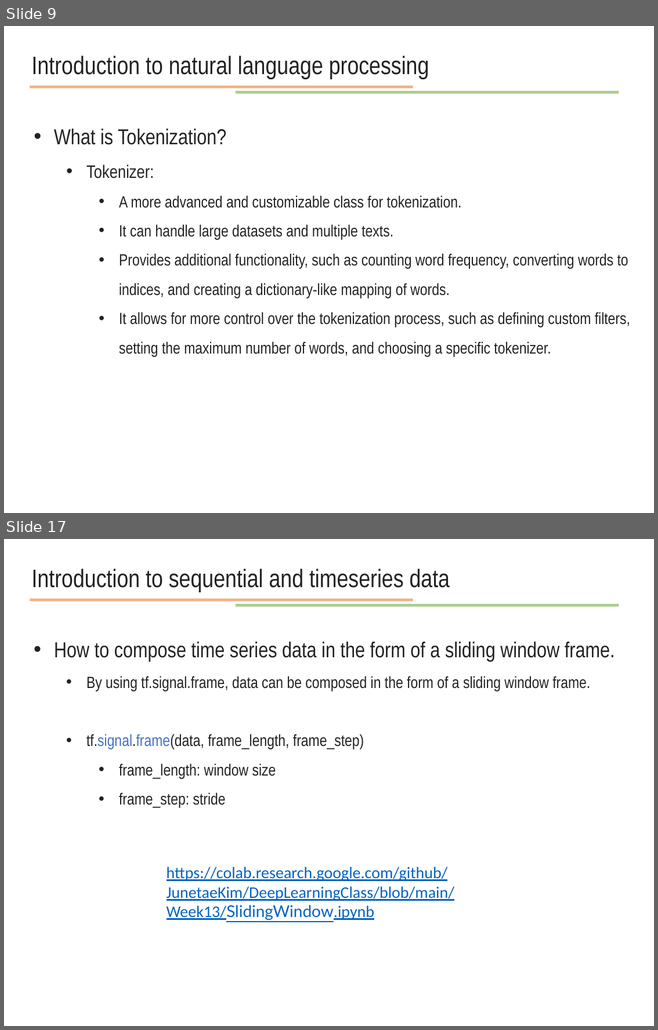
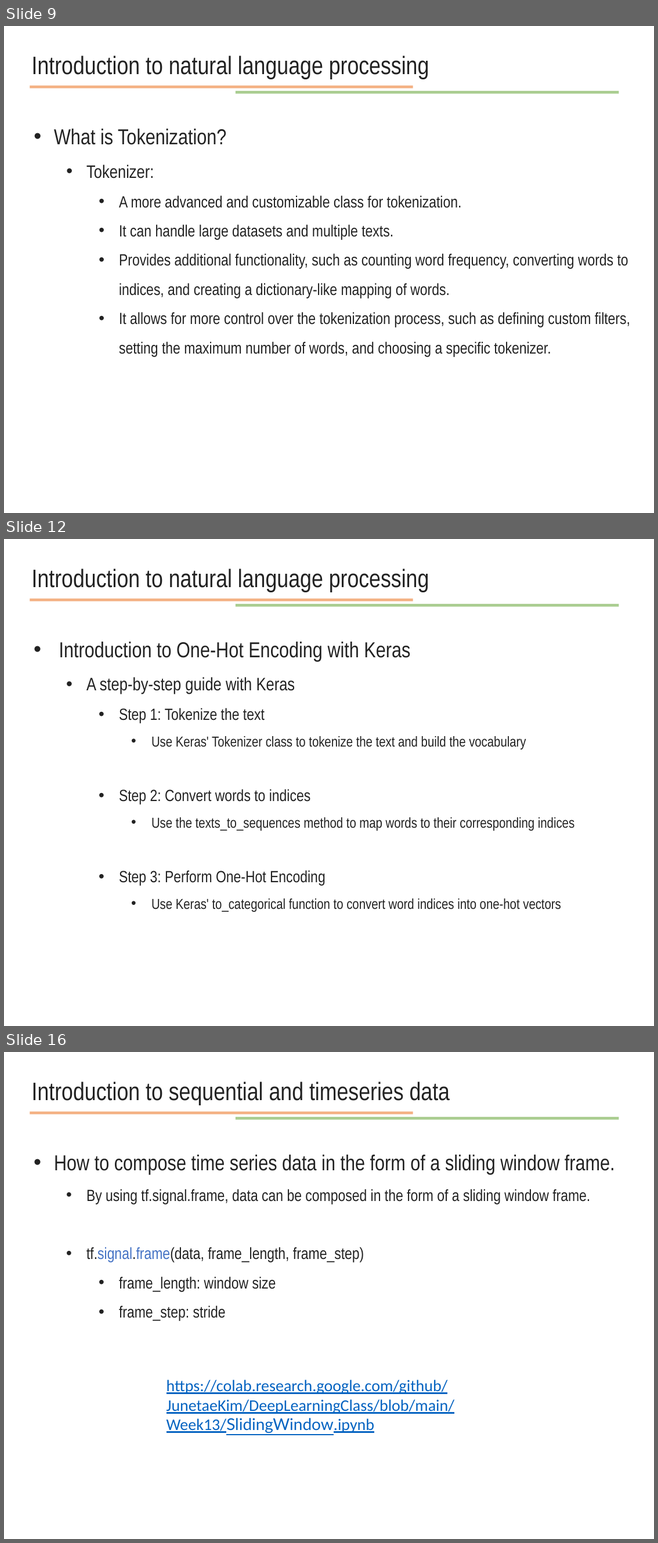
Before and after one commit to JunetaeKim/DeepLearningClass, a slide deck: Week14/week14 natural language processing.pptx. Shown one above the other, each under a label of ours: slides 9 and 17 before the commit, slides 9, 12 and 16 after it; the slides between them are not shown. The pictures are 658x1030 and 658x1543 pixels, drawn with LibreOffice and Linux fonts; fonts in the diff are those of the drawing. Boxes give left, top, right and bottom in pixels: in the first picture for what was removed or moved away, otherwise in the second. Text is boxed around its words. In the diff, an @@ line names an element or a change of style, - is before the commit and + after.

```diff
--- a/Week14/week14 natural language processing.pptx
+++ b/Week14/week14 natural language processing.pptx
@@ slide 12 added at bbox=[4, 539, 654, 1026], background #FFFFFF @@
@@ text added at bbox=[32, 569, 429, 592], 28 pt, text #222222 @@
+Introduction to natural language processing
@@ line added from (30, 600) to (412, 600), #ED7D31 3 pt @@
@@ line added from (235, 605) to (619, 605), #70AD47 3 pt @@
@@ text added at bbox=[59, 642, 574, 912], 16 pt, text #222222 @@
+• Introduction to One-Hot Encoding with Keras
+  • A step-by-step guide with Keras
+    • Step 1: Tokenize the text
+      • Use Keras' Tokenizer class to tokenize the text and build the vocabulary
+    • Step 2: Convert words to indices
+      • Use the texts_to_sequences method to map words to their corresponding indices
+    • Step 3: Perform One-Hot Encoding
+      • Use Keras' to_categorical function to convert word indices into one-hot vectors
@@ what was slide 17 is now slide 16 @@
```
Also in this commit, not shown: 3 slides changed, 2 other slides added, 39 slides removed, 1 other file.
